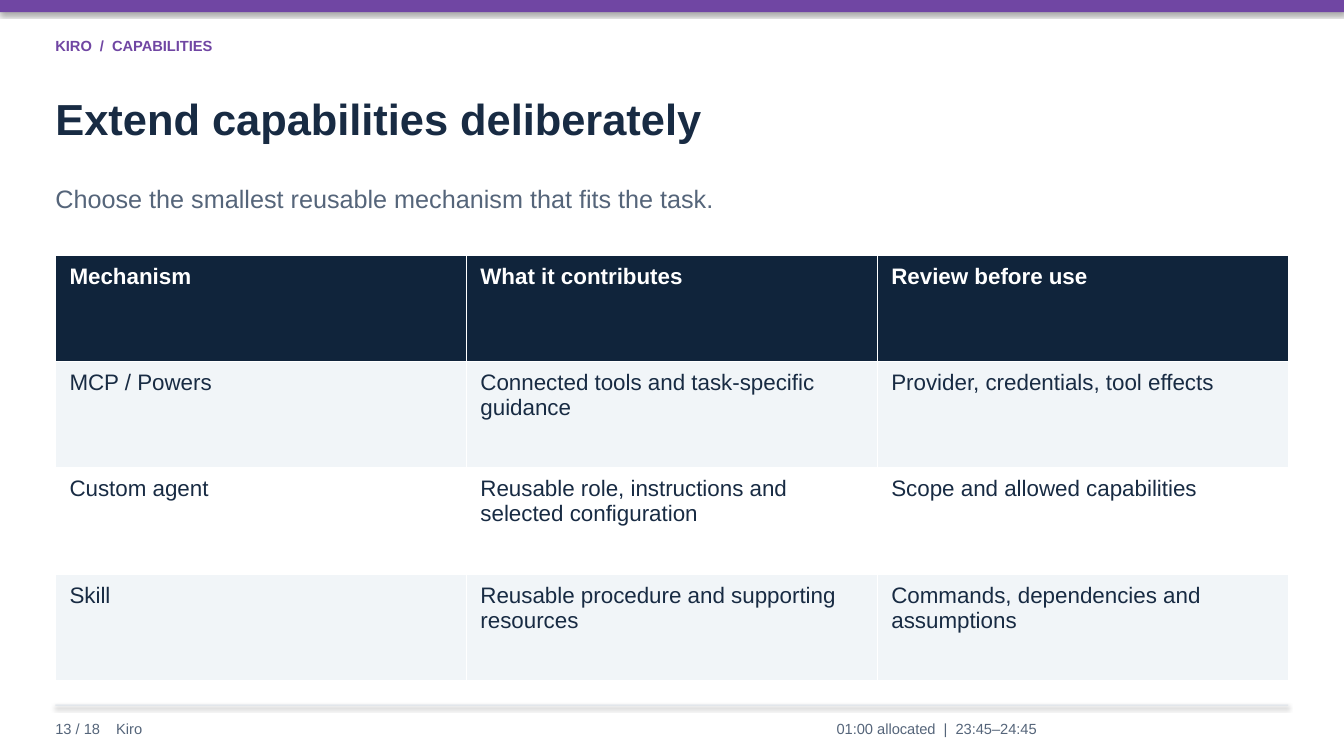
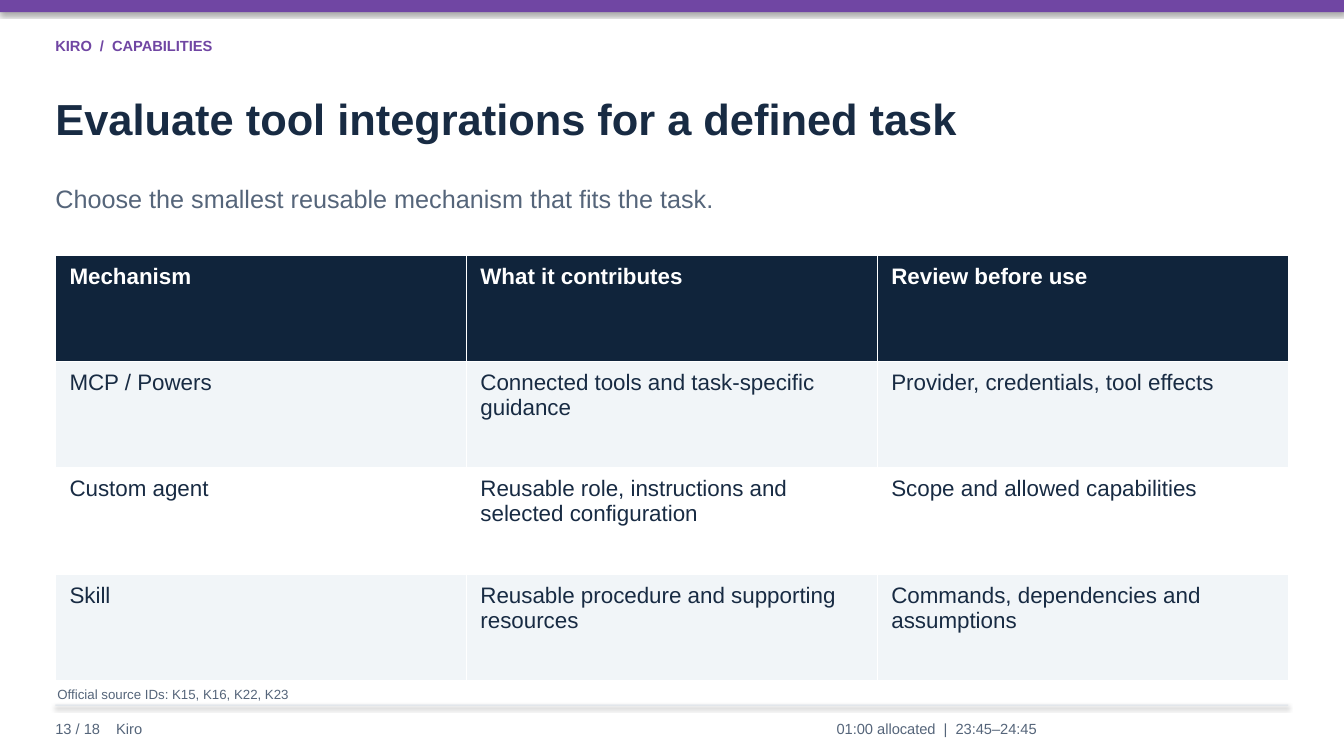
Before and after one commit to lyrel-dev/frontier-agents, a slide deck: slide 13 of presentations/kiro-presentation.pptx. Drawn at 1344x756 pixels with LibreOffice and Linux fonts; fonts in the diff are those of the drawing. Boxes give left, top, right and bottom in pixels: in the first picture for what was removed or moved away, otherwise in the second. Text is boxed around its words. In the diff, an @@ line names an element or a change of style, - is before the commit and + after.

```diff
--- a/presentations/kiro-presentation.pptx
+++ b/presentations/kiro-presentation.pptx
@@ text at (55,103,957,143): text changed @@
-Extend capabilities deliberately
+Evaluate tool integrations for a defined task
@@ text added at (57,689,289,701), 9.5 pt, text #55657A @@
+Official source IDs: K15, K16, K22, K23
```
Also in this commit, not shown: 17 other slides changed, 21 slides added.
